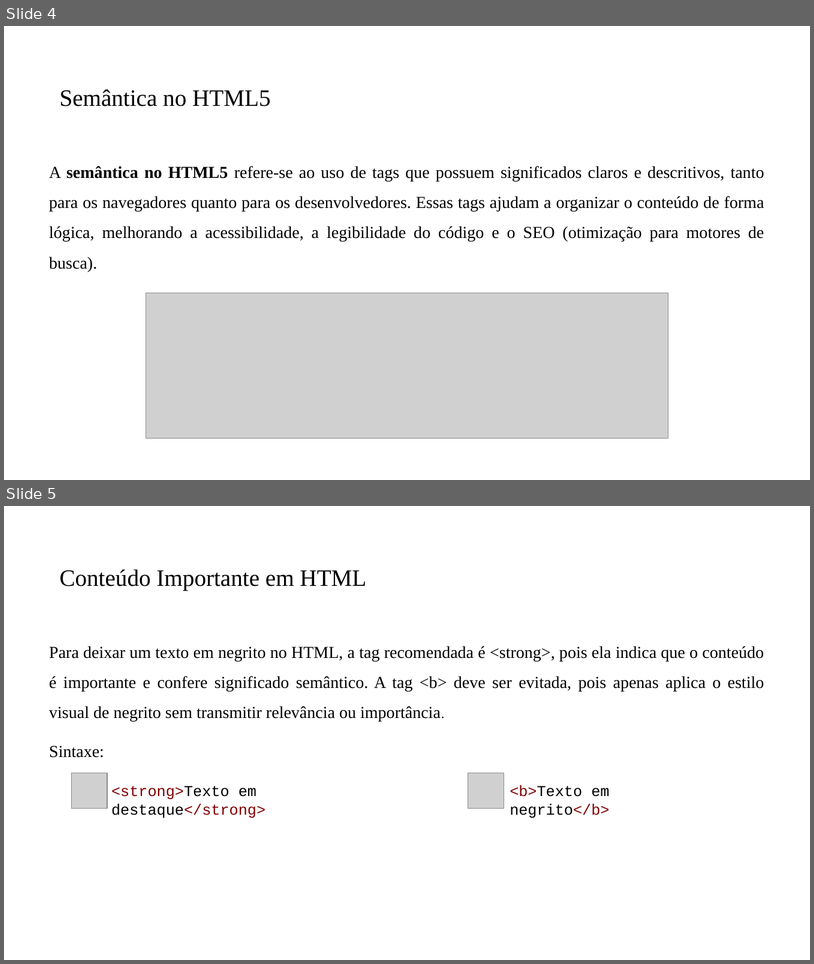
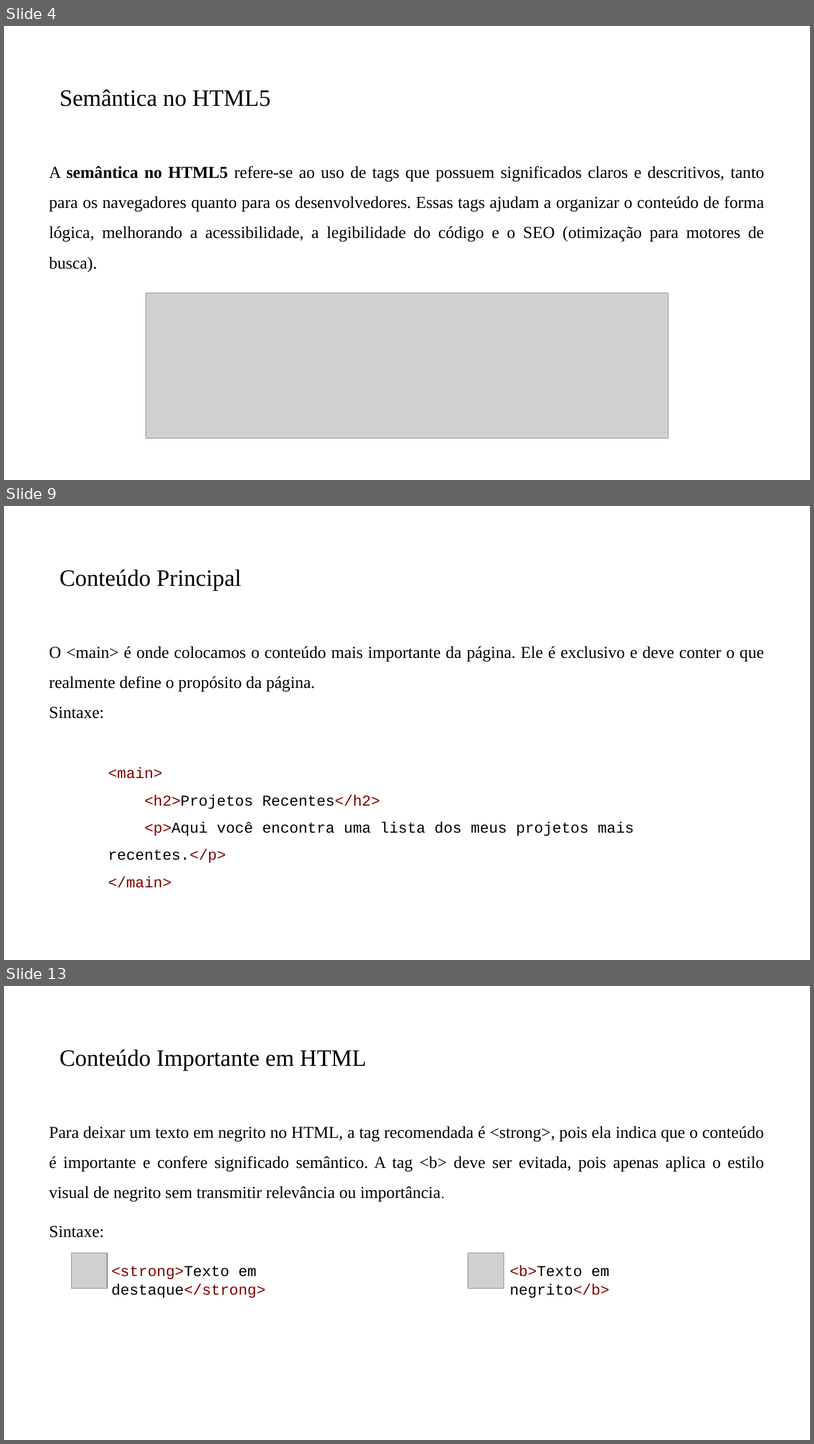
Before and after one commit to PedroMiho/Logica-de-Programacao, a slide deck: Módulo 01 - HTML e CSS/Aula 03 - Semantica em HTML/Semantica no HTML.pptx. Shown one above the other, each under a label of ours: slides 4 and 5 before the commit, slides 4, 9 and 13 after it; the slides between them are not shown. The pictures are 814x964 and 814x1444 pixels, drawn with LibreOffice and Linux fonts; fonts in the diff are those of the drawing; grey boxes stand for pictures; background and template pictures are left out. Boxes give left, top, right and bottom in pixels: in the first picture for what was removed or moved away, otherwise in the second. Text is boxed around its words. In the diff, an @@ line names an element or a change of style, - is before the commit and + after.

```diff
--- a/Módulo 01 - HTML e CSS/Aula 03 - Semantica em HTML/Semantica no HTML.pptx
+++ b/Módulo 01 - HTML e CSS/Aula 03 - Semantica em HTML/Semantica no HTML.pptx
@@ slide 9 added at [4, 506, 810, 960], background #FFFFFF @@
@@ title added at [60, 569, 241, 590], 28 pt, text #000000 @@
+Conteúdo Principal
@@ text added at [49, 646, 764, 718], 20 pt, text #000000 @@
+O <main> é onde colocamos o conteúdo mais importante da página. Ele é exclusivo e deve conter o que realmente define o propósito da página.
+Sintaxe:
@@ text added at [108, 767, 635, 863], 18 pt, text #000000 @@
+<main>
+<h2>Projetos Recentes</h2>
+<p>Aqui você encontra uma lista dos meus projetos mais recentes.</p>
+</main>
@@ what was slide 5 is now slide 13 @@
```
Also in this commit, not shown: 9 other slides added, 2 other files.
